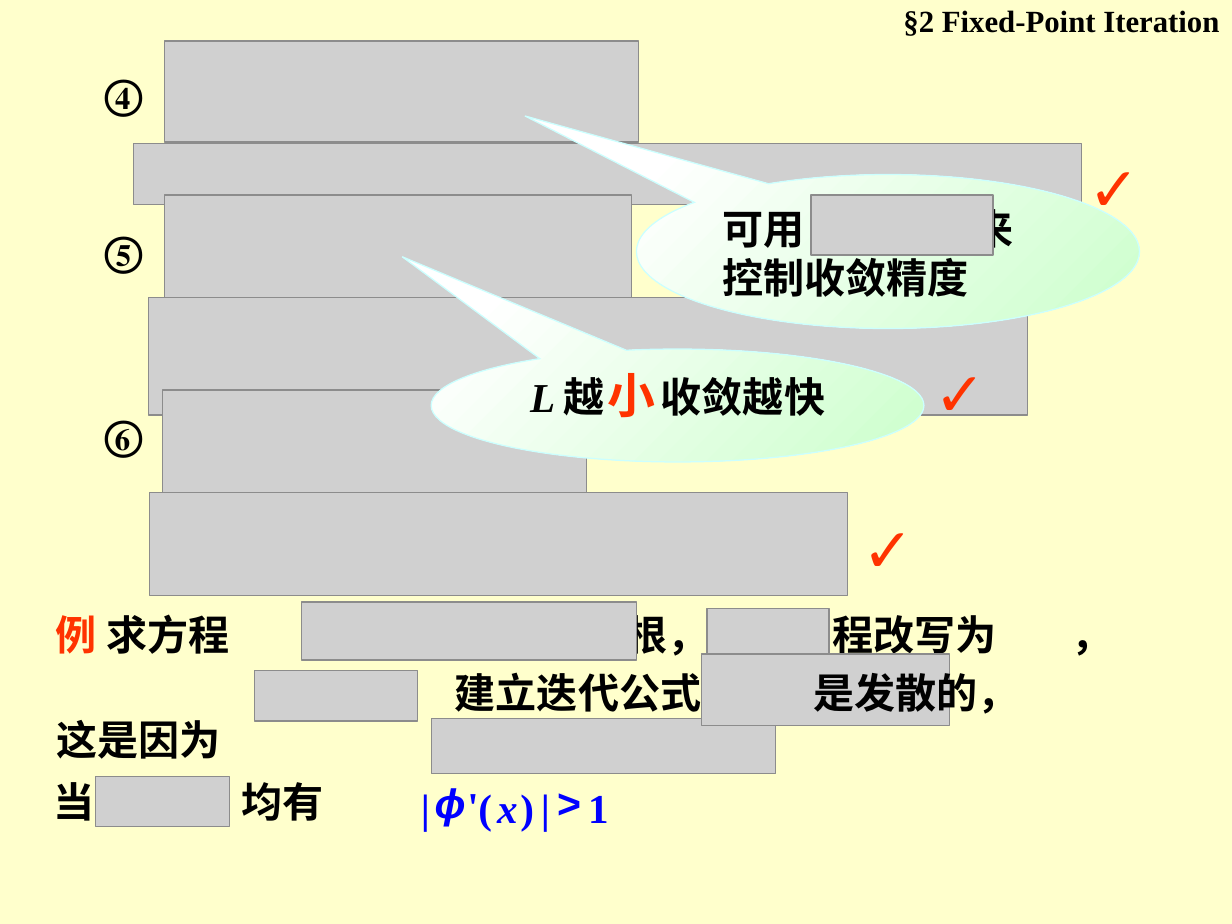
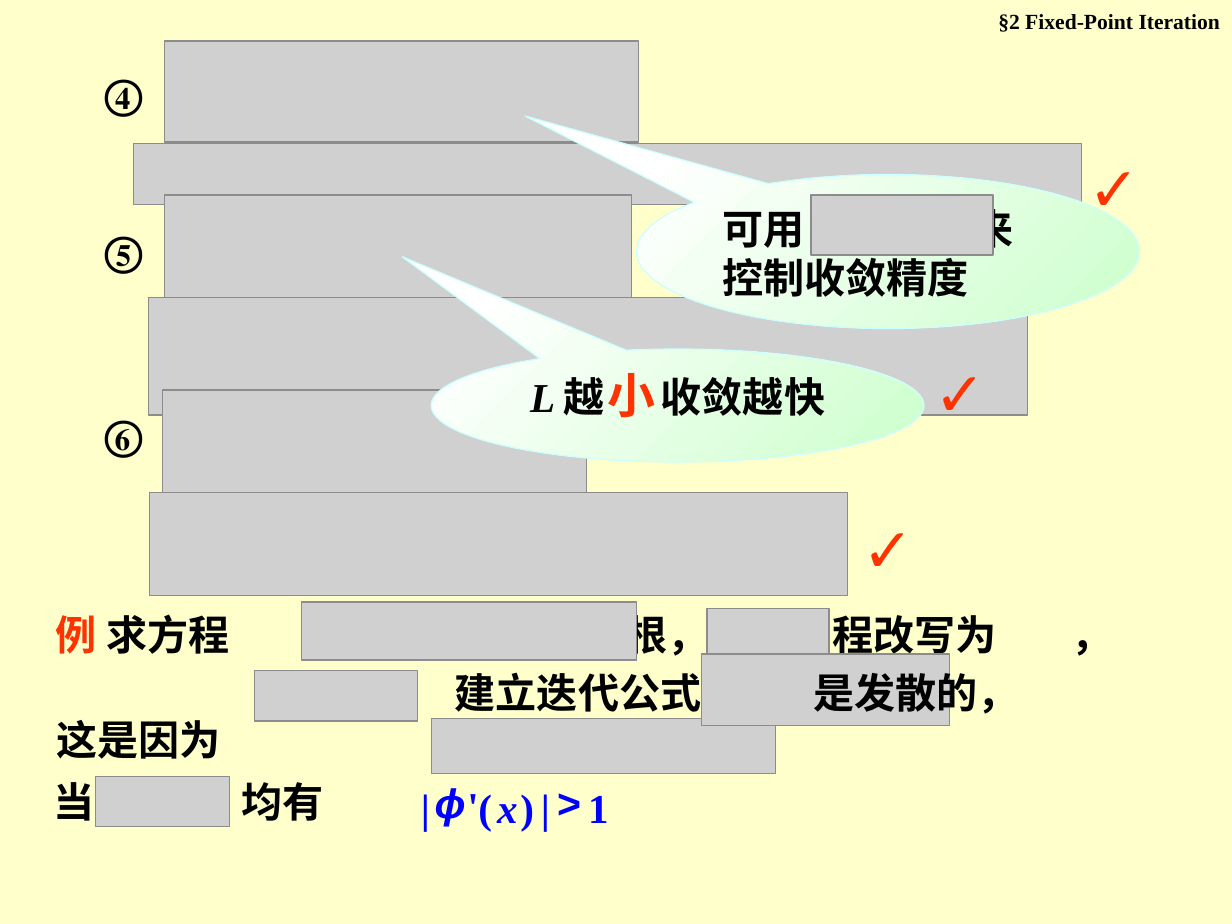
Before and after one commit to shidangda/Advanced-Engineering-Mathematics, a slide deck: slide 8 of NA007a方程求根.ppt. Drawn at 1232x924 pixels with LibreOffice and Linux fonts; fonts in the diff are those of the drawing; grey boxes stand for pictures. Boxes give left, top, right and bottom in pixels: in the first picture for what was removed or moved away, otherwise in the second. Text is boxed around its words. In the diff, an @@ line names an element or a change of style, - is before the commit and + after.

```diff
--- a/NA007a方程求根.ppt
+++ b/NA007a方程求根.ppt
@@ text "§2 Fixed-Point Iteration" at bbox=[998, 14, 1220, 32]: size 18 to 12.6 pt @@
```
Also in this commit, not shown: 12 other slides changed, 1 other file.
